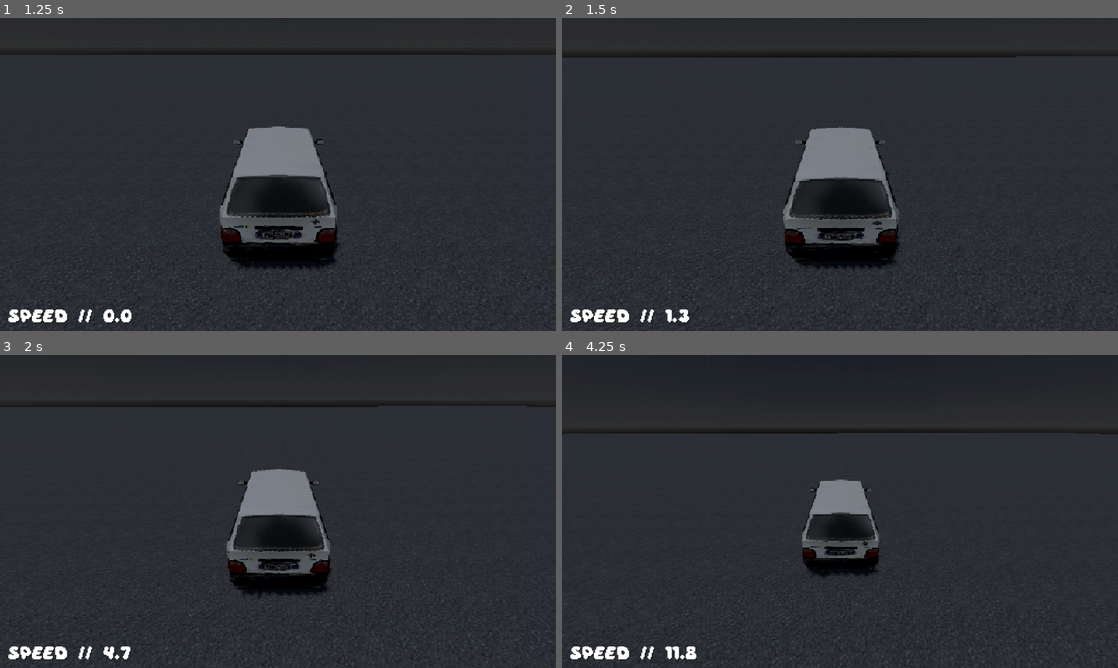
Above: before the commit, frames 1-4 (two rows, left to right).
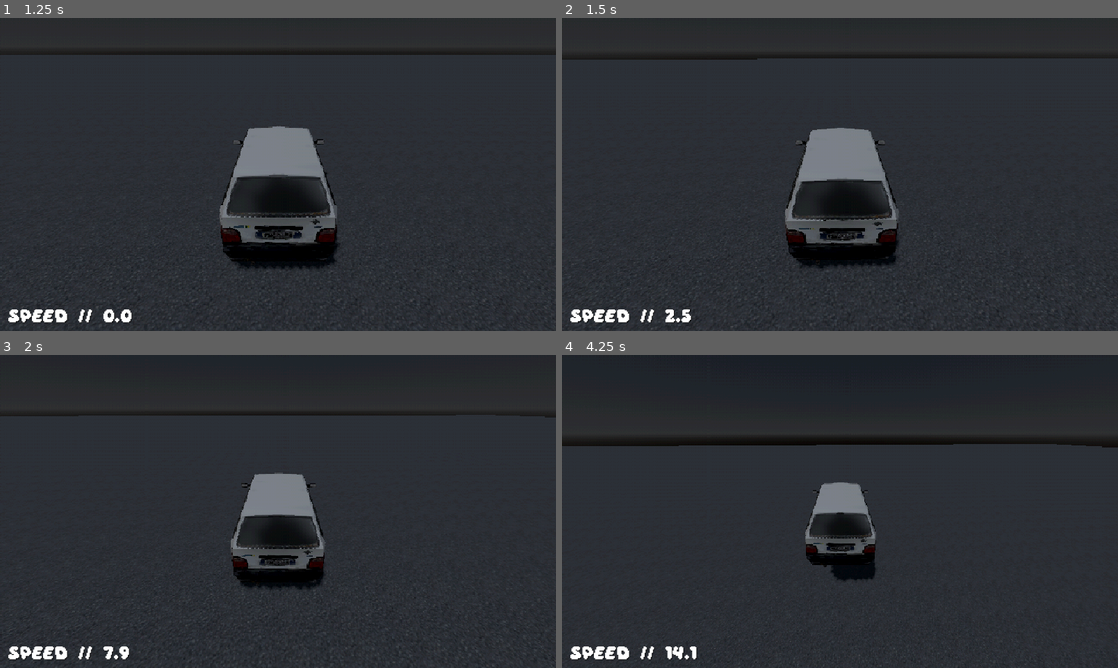
Above: after the commit, the same moments.

Repository: worghet/P06___CARVIBES
Game: Godot game, scene res://scenes/game.tscn
Two runs of this game, one before a commit and one after it. Both use one fixed random seed, a clock stepped at 60 frames per second and the inputs below.
Inputs (mouse positions are in pixels of both pictures, inside the frame that each line leads up to):
- Up to frame 1 (1.25 s): move the mouse to (400, 158) at 0.52 s; hold D (right) from 0.53 s (still down); click (400, 158) at 0.67 s
- Up to frame 2 (1.5 s): move the mouse to (812, 174) at 1.27 s; release D (right) at 1.28 s; hold W (forward) from 1.28 s (still down)
- Up to frame 3 (2 s): keep holding W (forward)
- Up to frame 4 (4.25 s): keep holding W (forward); move the mouse to (851, 505) at 2.02 s; move the mouse to (834, 517) at 2.77 s; click (834, 517) at 2.92 s; move the mouse to (878, 514) at 3.52 s; tap R (reset_car, bound only after the commit) at 4.15 s

Frame 1 is identical in both runs. In frame 2, 1.3% of the frame differs, in the area x 0-100%, y 12-100%; in frame 3, 3.3%; in frame 4, 4.0%, in the area x 0-100%, y 24-100%.

Commit message:
added reorientation
press 'r' to reorientate

- bug

Diff:
--- a/carvibes/project.godot
+++ b/carvibes/project.godot
@@ -51,6 +51,11 @@
 "events": [Object(InputEventKey,"resource_local_to_scene":false,"resource_name":"","device":-1,"window_id":0,"alt_press …(195 unchanged characters)…
 ]
 }
+reset_car={
+"deadzone": 0.2,
+"events": [Object(InputEventKey,"resource_local_to_scene":false,"resource_name":"","device":-1,"window_id":0,"alt_pressed":false,"shift_pressed":false,"ctrl_pressed":false,"meta_pressed":false,"pressed":false,"keycode":0,"physical_keycode":82,"key_label":0,"unicode":114,"location":0,"echo":false,"script":null)
+]
+}
 
 [rendering]
 
--- a/carvibes/scenes/car.tscn
+++ b/carvibes/scenes/car.tscn
@@ -52,6 +52,7 @@
 size = Vector2(2, 2)
 
 [node name="car" type="VehicleBody3D"]
+mass = 20.0
 script = ExtResource("1_50v30")
 
 [node name="mesh" parent="." instance=ExtResource("2_jtldb")]
--- a/carvibes/scripts/car.gd
+++ b/carvibes/scripts/car.gd
@@ -9,6 +9,8 @@
 
 var max_wheel_turn = 0.45 # max wheel turn angle
 var steering_speed = 5 # how fast to get to the max wheel turn (2-3 reccomended for chill)
+
+var should_reset = false
 
 func _process(delta: float) -> void:
 
@@ -33,11 +35,47 @@
 
 	# braking
 	if Input.is_action_pressed("brake"):
+		#bug: will also keep the car floating if in the air..
 		linear_velocity = lerp(linear_velocity, Vector3.ZERO, delta * braking_speed)
 
 
+
 func _input(event: InputEvent) -> void:
-	pass
+
+	# activate flag
+	if Input.is_action_just_pressed("reset_car"):
+		should_reset = true
+
+
+func _integrate_forces(state: PhysicsDirectBodyState3D) -> void:
+	if should_reset:
+		should_reset = false
+
+		# lift car 2 units
+		var new_position = state.transform.origin + Vector3.UP * 2.0
+
+		# calculate upright basis (orientation)
+		var up = Vector3.UP
+		var forward = state.transform.basis.z.normalized()
+
+		# Avoid forward being too close to up to prevent gimbal issues
+		if abs(forward.dot(up)) > 0.99:
+			forward = -state.transform.basis.x.normalized()
+
+		var right = up.cross(forward).normalized()
+		forward = right.cross(up).normalized()
+
+		var new_basis = Basis(right, up, forward)
+		var new_transform = Transform3D(new_basis, new_position)
+
+		# apply new tranformation
+		state.transform = new_transform
+
+
+		# will reset speeds (commented: gives a cool effect)
+		#linear_velocity = Vector3.ZERO
+		#angular_velocity = Vector3.ZERO
+
 
 func _unhandled_input(event: InputEvent) -> void:
 
